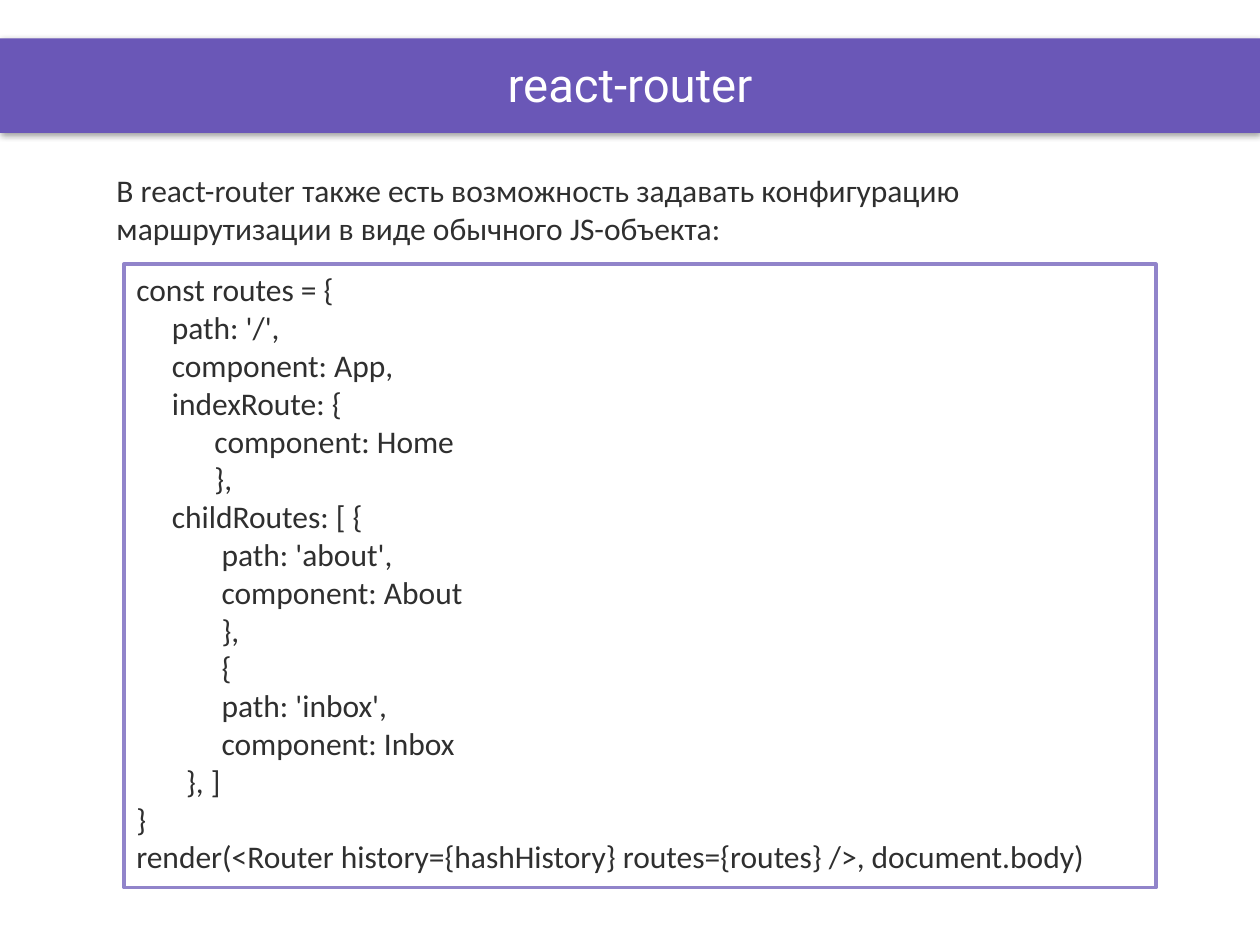
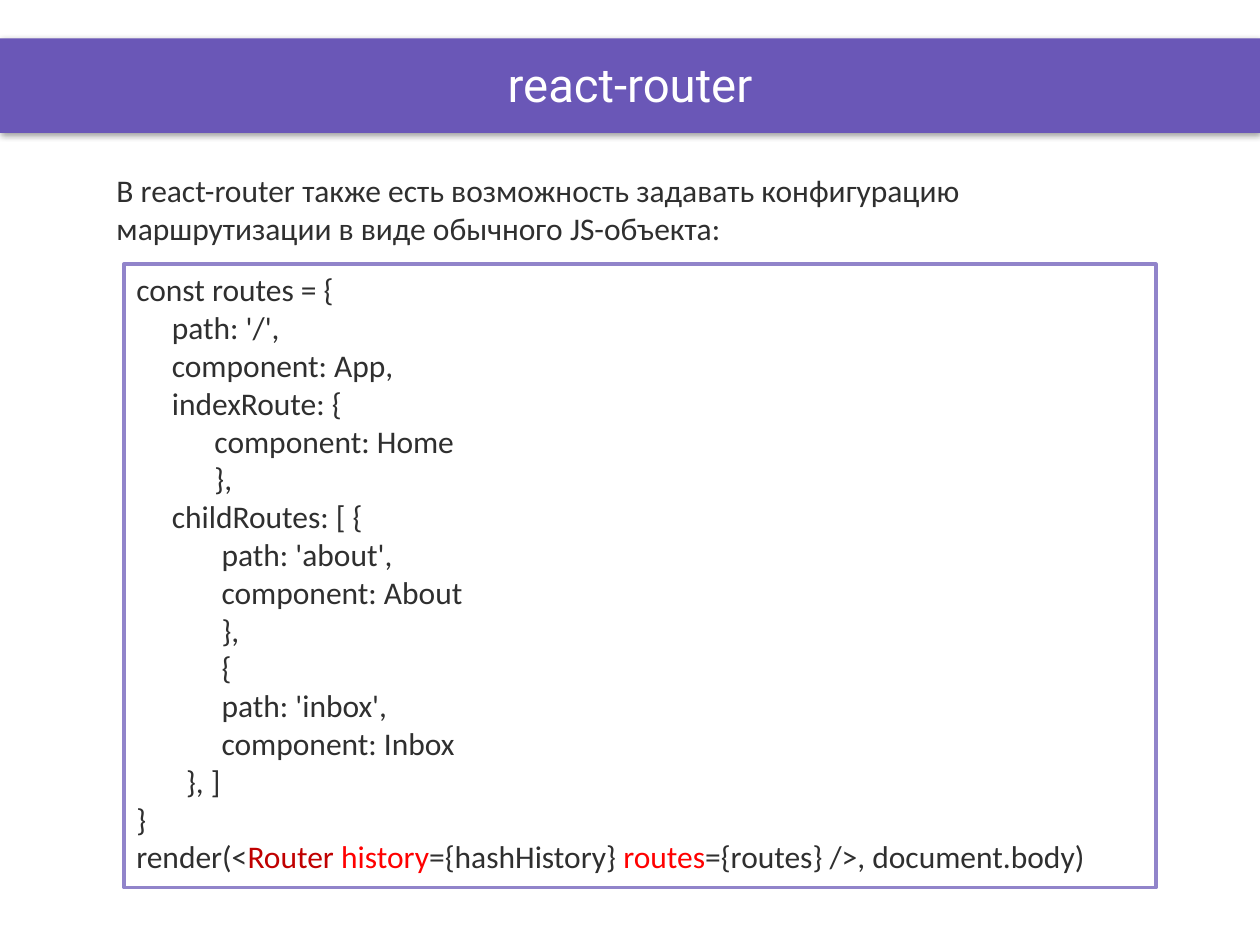
Before and after one commit to OleksandrPetryk/ignite, a slide deck: slide 3 of React/lesson_24/Presentation/React_routing.pptx. Drawn at 1260x945 pixels with LibreOffice and Linux fonts; fonts in the diff are those of the drawing; background and template pictures are left out. Boxes give left, top, right and bottom in pixels: in the first picture for what was removed or moved away, otherwise in the second. Text is boxed around its words. In the diff, an @@ line names an element or a change of style, - is before the commit and + after.

```diff
--- a/React/lesson_24/Presentation/React_routing.pptx
+++ b/React/lesson_24/Presentation/React_routing.pptx
@@ text in rectangle at [136, 845, 1084, 873]: text colour #2F2F2F to #C00000 in "render(<Router"; text colour #2F2F2F to #FF0000 in "history={hashHistory} routes={routes}" @@
```
Also in this commit, not shown: 3 other slides changed, 46 other files.
